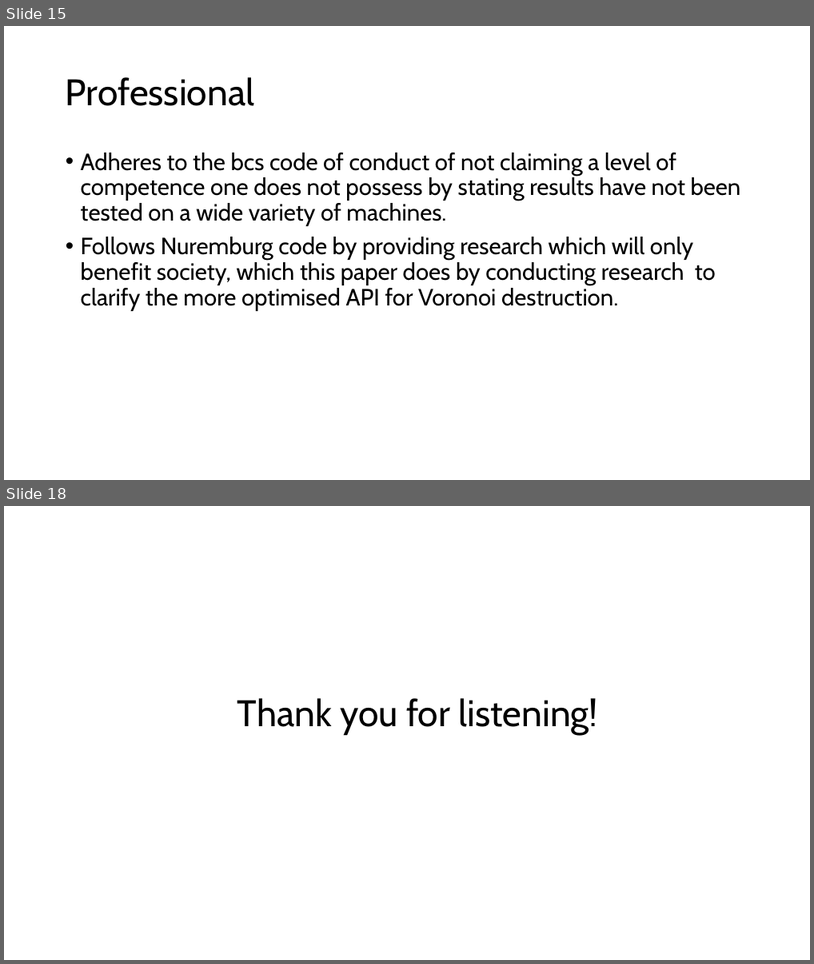
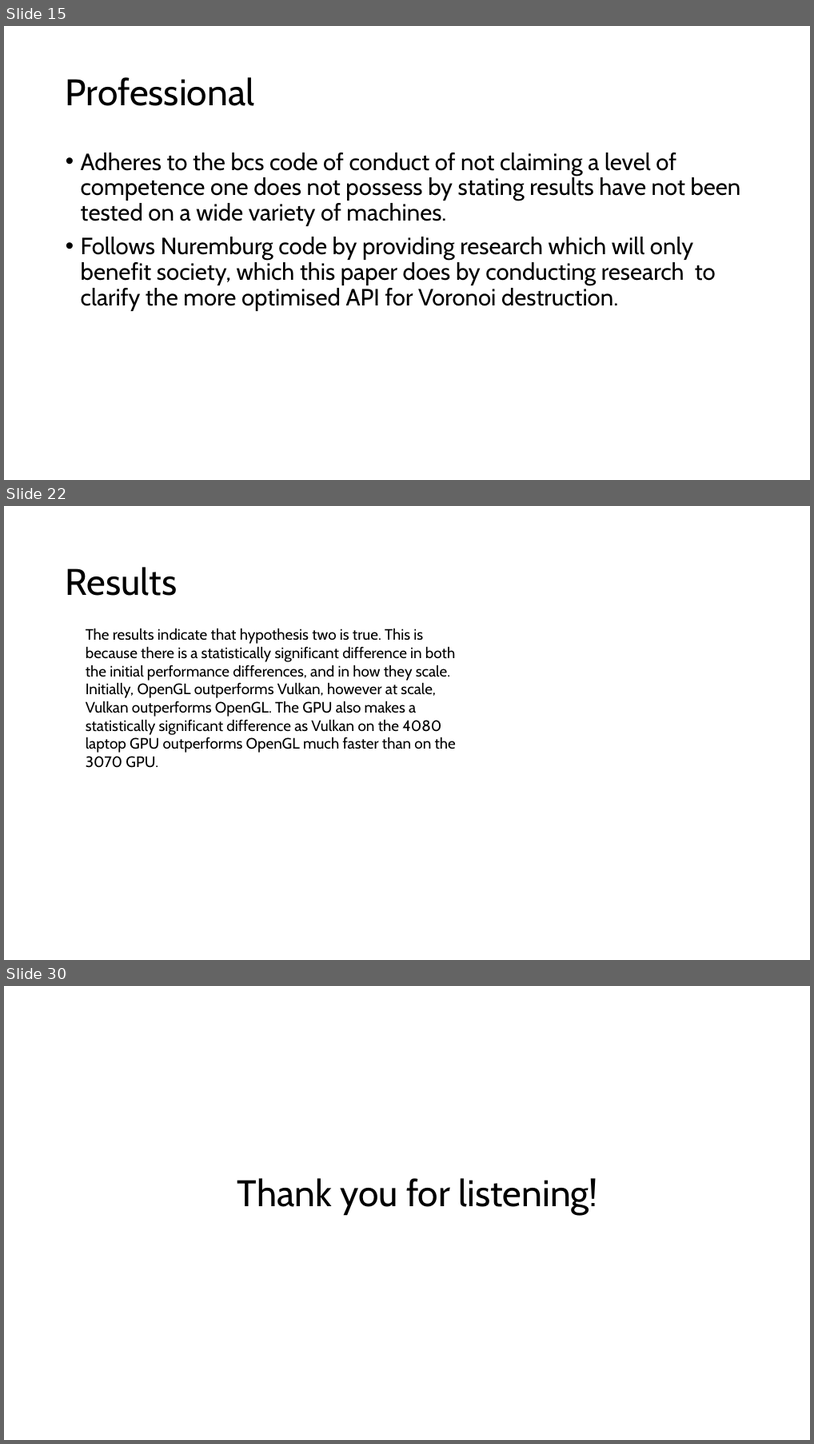
Before and after one commit to SamLGameDev/SamsEngine, a slide deck: Disertation/Proposal Presentation.pptx. Shown one above the other, each under a label of ours: slides 15 and 18 before the commit, slides 15, 22 and 30 after it; the slides between them are not shown. The pictures are 814x964 and 814x1444 pixels, drawn with LibreOffice and Linux fonts; fonts in the diff are those of the drawing. Boxes give left, top, right and bottom in pixels: in the first picture for what was removed or moved away, otherwise in the second. Text is boxed around its words. In the diff, an @@ line names an element or a change of style, - is before the commit and + after.

```diff
--- a/Disertation/Proposal Presentation.pptx
+++ b/Disertation/Proposal Presentation.pptx
@@ slide 22 added at (x1=4, y1=506, x2=810, y2=960), background #FFFFFF @@
@@ title added at (x1=66, y1=567, x2=177, y2=596), 44 pt, text #000000 @@
+Results
@@ text added at (x1=86, y1=628, x2=456, y2=768), 18 pt, text #000000 @@
+The results indicate that hypothesis two is true. This is because there is a statistically significant difference in both the initial performance differences, and in how they scale. Initially, OpenGL outperforms Vulkan, however at scale, Vulkan outperforms OpenGL. The GPU also makes a statistically significant difference as Vulkan on the 4080 laptop GPU outperforms OpenGL much faster than on the 3070 GPU.
@@ what was slide 18 is now slide 30 @@
```
Also in this commit, not shown: 9 slides changed, 14 other slides added, 3 slides removed, 1 other file.
